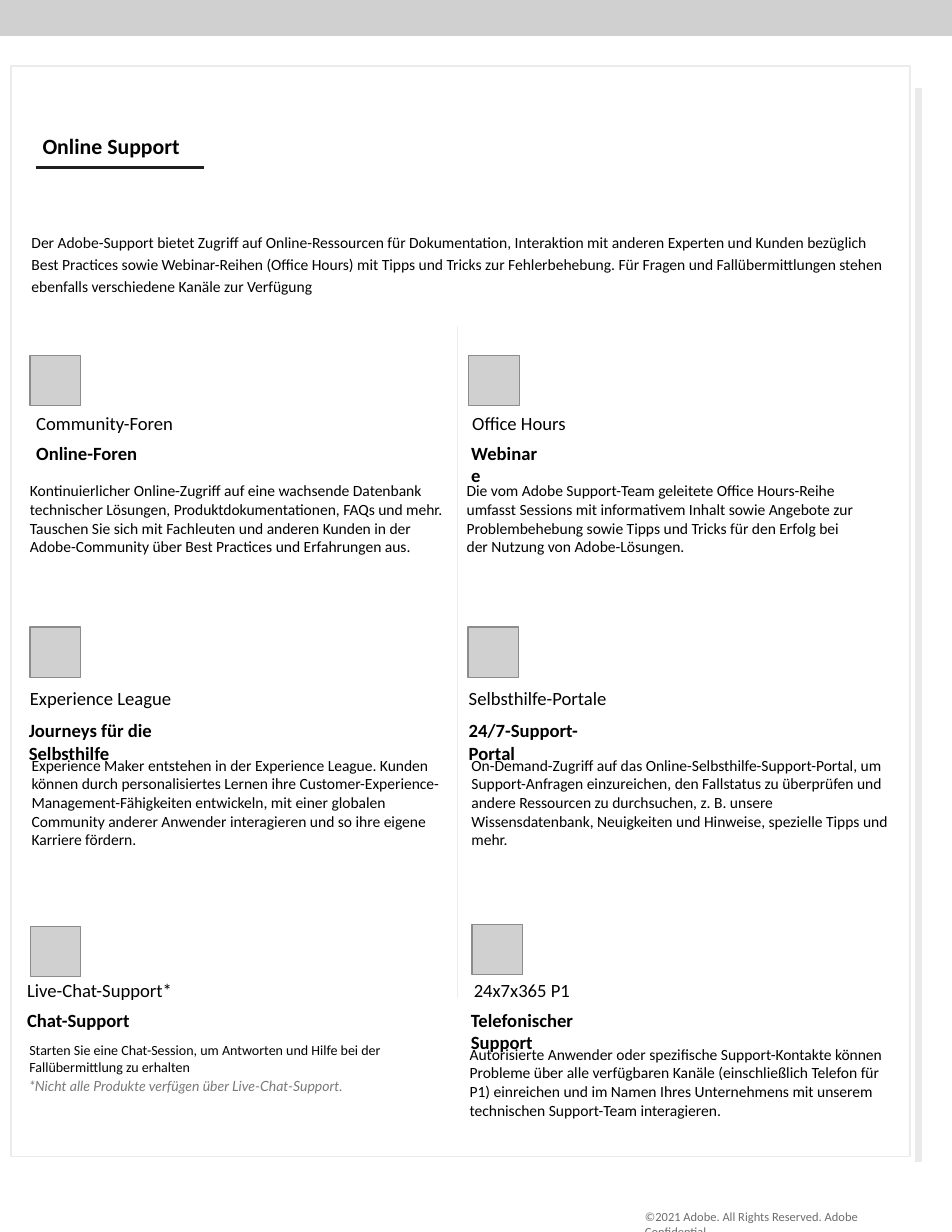
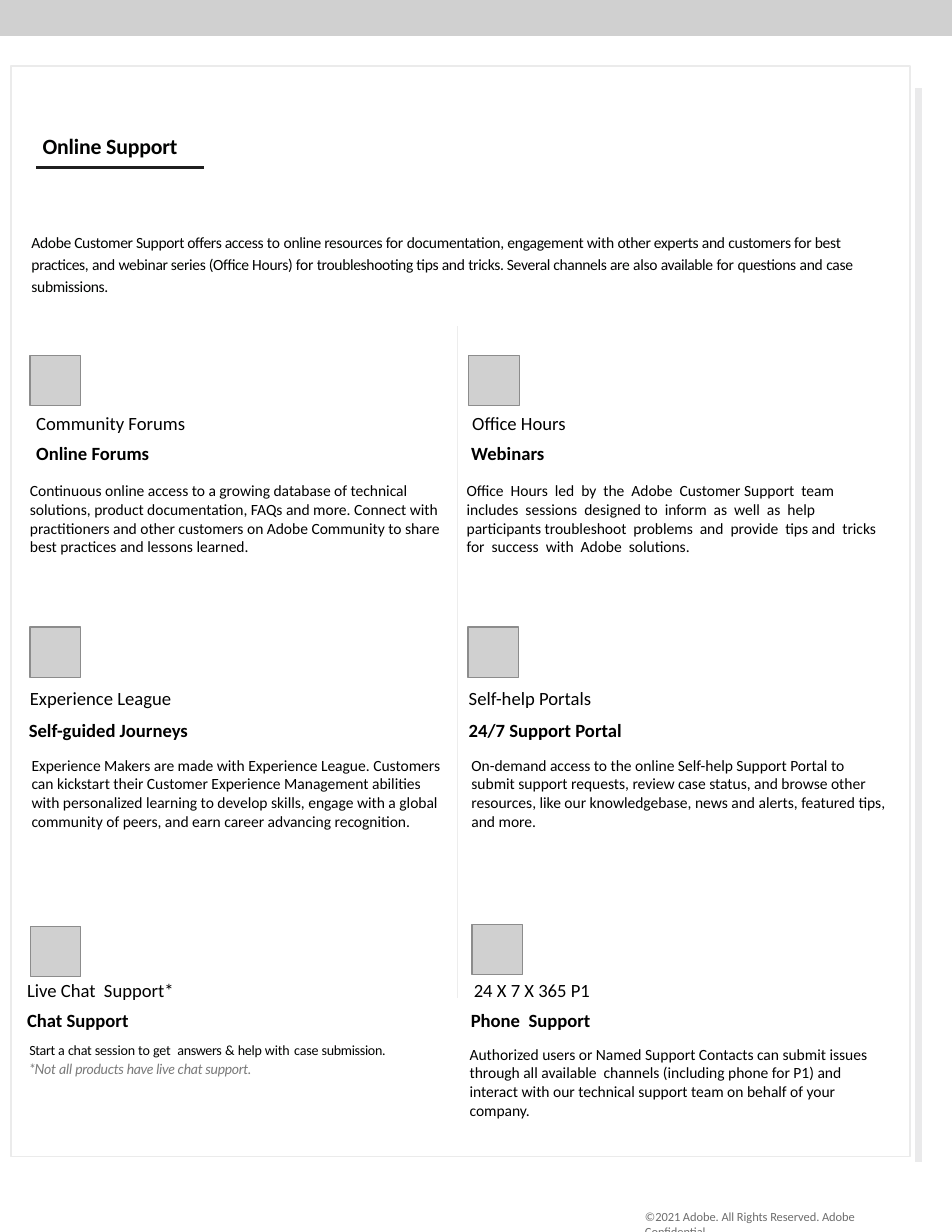
Before and after one commit to AdobeDocs/support-resources.de-DE, a slide deck: slide 2 of help/data-sheets/assets/OnlineSupportDatasheet.pptx. Drawn at 952x1232 pixels with LibreOffice and Linux fonts; fonts in the diff are those of the drawing; grey boxes stand for pictures; background and template pictures are left out. Boxes give left, top, right and bottom in pixels: in the first picture for what was removed or moved away, otherwise in the second. Text is boxed around its words. In the diff, an @@ line names an element or a change of style, - is before the commit and + after.

```diff
--- a/help/data-sheets/assets/OnlineSupportDatasheet.pptx
+++ b/help/data-sheets/assets/OnlineSupportDatasheet.pptx
@@ text "Online Support" at (x1=43, y1=138, x2=177, y2=158): letter spacing 0 to -0.1 pt @@
@@ text at (x1=31, y1=237, x2=853, y2=273): text changed @@
-Der Adobe-Support bietet Zugriff auf Online-Ressourcen für Dokumentation, Interaktion mit anderen Experten und Kunden bezüglich Best Practices sowie Webinar-Reihen (Office Hours) mit Tipps und Tricks zur Fehlerbehebung. Für Fragen und Fallübermittlungen stehen ebenfalls verschiedene Kanäle zur Verfügung
+Adobe Customer Support offers access to online resources for documentation, engagement with other experts and customers for best practices, and webinar series (Office Hours) for troubleshooting tips and tricks. Several channels are also available for questions and case submissions.
@@ text at (x1=36, y1=417, x2=185, y2=433): text changed @@
-Community-Foren
+Community Forums
@@ text at (x1=36, y1=447, x2=150, y2=460): text changed @@
-Online-Foren
+Online Forums
@@ text at (x1=471, y1=447, x2=544, y2=460): text changed @@
-Webinare
+Webinars
@@ text at (x1=30, y1=485, x2=440, y2=555): text changed @@
-Kontinuierlicher Online-Zugriff auf eine wachsende Datenbank technischer Lösungen, Produktdokumentationen, FAQs und mehr. Tauschen Sie sich mit Fachleuten und anderen Kunden in der Adobe-Community über Best Practices und Erfahrungen aus.
+Continuous online access to a growing database of technical solutions, product documentation, FAQs and more. Connect with practitioners and other customers on Adobe Community to share best practices and lessons learned.
@@ text at (x1=467, y1=485, x2=876, y2=552): text changed @@
-Die vom Adobe Support-Team geleitete Office Hours-Reihe
-umfasst Sessions mit informativem Inhalt sowie Angebote zur Problembehebung sowie Tipps und Tricks für den Erfolg bei
-der Nutzung von Adobe-Lösungen.
+Office Hours led by the Adobe Customer Support team includes sessions designed to inform as well as help participants troubleshoot problems and provide tips and tricks for success with Adobe solutions.
@@ text at (x1=469, y1=692, x2=591, y2=708): text changed @@
-Selbsthilfe-Portale
+Self-help Portals
@@ text at (x1=29, y1=724, x2=188, y2=740): text changed @@
-Journeys für die Selbsthilfe
+Self-guided Journeys
@@ text at (x1=469, y1=724, x2=621, y2=740): text changed @@
-24/7-Support-Portal
+24/7 Support Portal
@@ text at (x1=32, y1=760, x2=440, y2=830): text changed @@
-Experience Maker entstehen in der Experience League. Kunden können durch personalisiertes Lernen ihre Customer-Experience-Management-Fähigkeiten entwickeln, mit einer globalen Community anderer Anwender interagieren und so ihre eigene Karriere fördern.
+Experience Makers are made with Experience League. Customers can kickstart their Customer Experience Management abilities with personalized learning to develop skills, engage with a global community of peers, and earn career advancing recognition.
@@ text at (x1=471, y1=760, x2=886, y2=811): text changed @@
-On-Demand-Zugriff auf das Online-Selbsthilfe-Support-Portal, um Support-Anfragen einzureichen, den Fallstatus zu überprüfen und andere Ressourcen zu durchsuchen, z. B. unsere Wissensdatenbank, Neuigkeiten und Hinweise, spezielle Tipps und mehr.
+On-demand access to the online Self-help Support Portal to submit support requests, review case status, and browse other resources, like our knowledgebase, news and alerts, featured tips, and more.
@@ text at (x1=27, y1=984, x2=174, y2=1000): text changed @@
-Live-Chat-Support*
+Live Chat Support*
@@ text at (x1=474, y1=984, x2=590, y2=997): text changed @@
-24x7x365 P1
+24 X 7 X 365 P1
@@ text at (x1=27, y1=1014, x2=129, y2=1030): text changed @@
-Chat-Support
+Chat Support
@@ text at (x1=471, y1=1014, x2=591, y2=1030): text changed @@
-Telefonischer Support
+Phone Support
@@ text at (x1=29, y1=1045, x2=386, y2=1077): text changed @@
-Starten Sie eine Chat-Session, um Antworten und Hilfe bei der Fallübermittlung zu erhalten
-*Nicht alle Produkte verfügen über Live-Chat-Support.
+Start a chat session to get answers & help with case submission.
+*Not all products have live chat support.
@@ text at (x1=470, y1=1049, x2=868, y2=1100): text changed @@
-Autorisierte Anwender oder spezifische Support-Kontakte können Probleme über alle verfügbaren Kanäle (einschließlich Telefon für P1) einreichen und im Namen Ihres Unternehmens mit unserem technischen Support-Team interagieren.
+Authorized users or Named Support Contacts can submit issues through all available channels (including phone for P1) and interact with our technical support team on behalf of your company.
@@ text "©2021 Adobe. All Rights Reserved. ..." at (x1=645, y1=1212, x2=855, y2=1223): letter spacing 0 to -0.1 pt @@
```
Also in this commit, not shown: 2 other slides changed, 7 other files.
